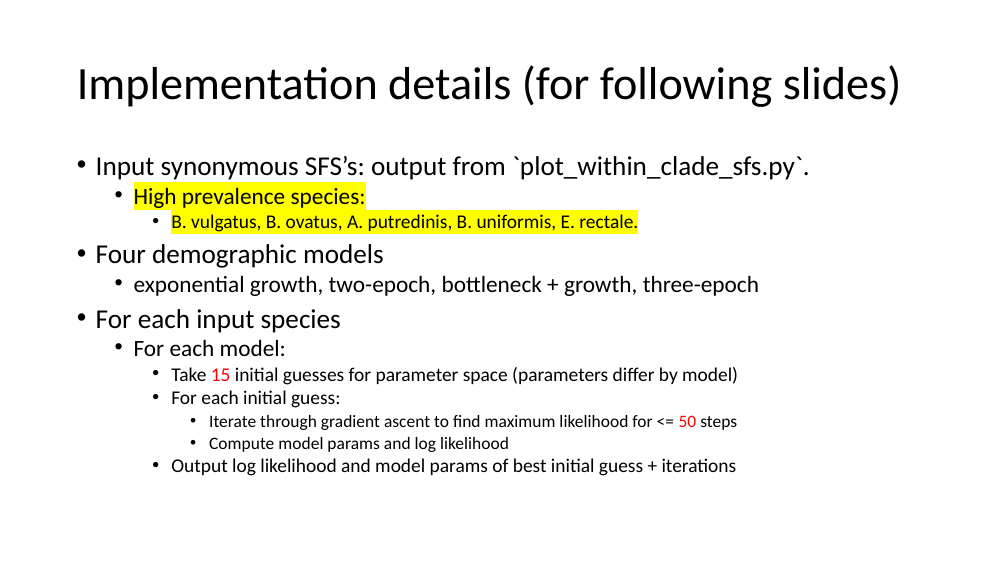
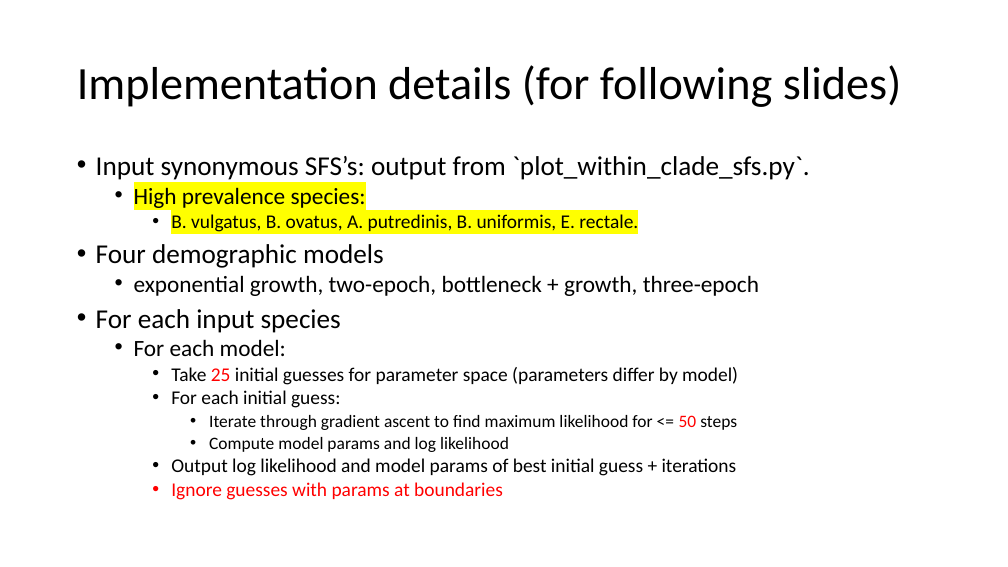
Before and after one commit to jon-mah/demo_for_ccgb, a slide deck: slide 6 of Summary/20210224_demo_for_ccgb_rotation_update.pptx. Drawn at 1008x567 pixels with LibreOffice and Linux fonts; fonts in the diff are those of the drawing. Boxes give left, top, right and bottom in pixels: in the first picture for what was removed or moved away, otherwise in the second. Text is boxed around its words. In the diff, an @@ line names an element or a change of style, - is before the commit and + after.

```diff
--- a/Summary/20210224_demo_for_ccgb_rotation_update.pptx
+++ b/Summary/20210224_demo_for_ccgb_rotation_update.pptx
@@ text at (171,367,738,385): text changed @@
-    • Take 15 initial guesses for parameter space (parameters differ by model)
+    • Take 25 initial guesses for parameter space (parameters differ by model)
@@ text at (171,482,503,500): paragraph added @@
+    • Ignore guesses with params at boundaries
```
Also in this commit, not shown: 11 other slides changed, 1 slide added, 1 other file.
